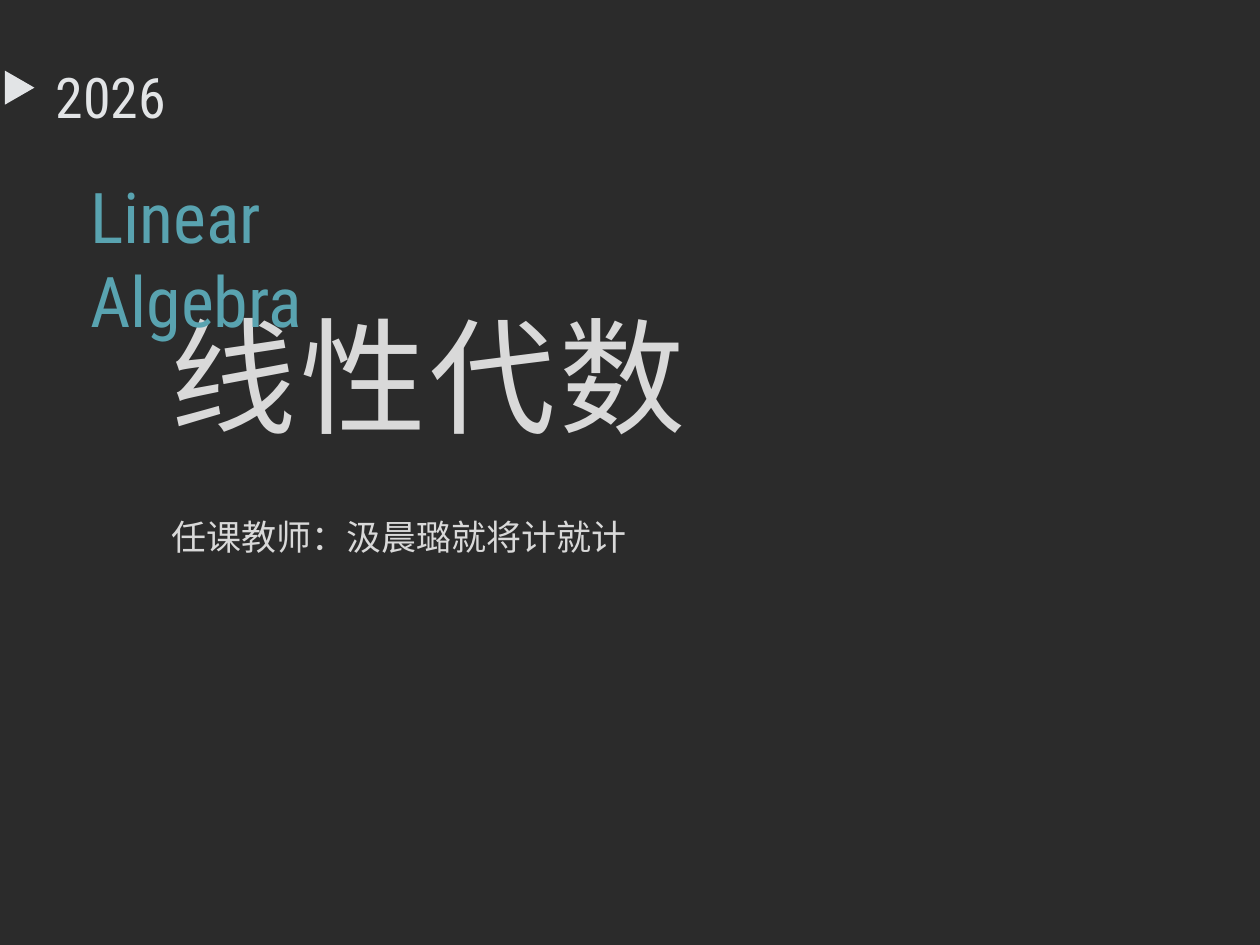
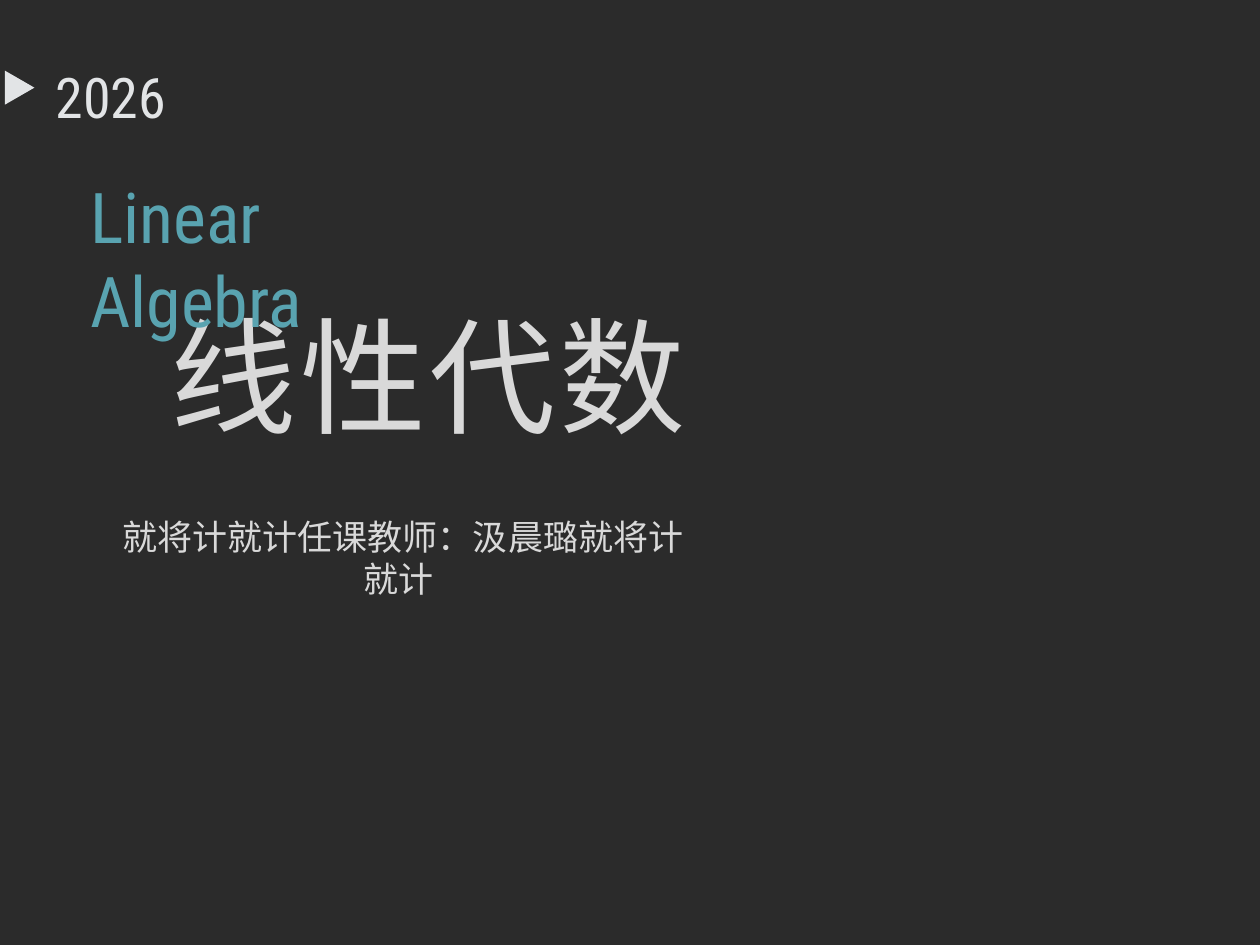
Before and after one commit to weeen668/linear-algebra, a slide deck: slide 1 of 3 第1章 矩阵.pptx. Drawn at 1260x945 pixels with LibreOffice and Linux fonts; fonts in the diff are those of the drawing; background and template pictures are left out; a plain dark background stands for a picture behind light text. Boxes give left, top, right and bottom in pixels: in the first picture for what was removed or moved away, otherwise in the second. Text is boxed around its words. In the diff, an @@ line names an element or a change of style, - is before the commit and + after.

Commit message:
改四下

```diff
--- a/3 第1章 矩阵.pptx
+++ b/3 第1章 矩阵.pptx
@@ text at bbox=[122, 520, 683, 595]: text changed @@
-任课教师：汲晨璐就将计就计
+就将计就计任课教师：汲晨璐就将计就计
```
